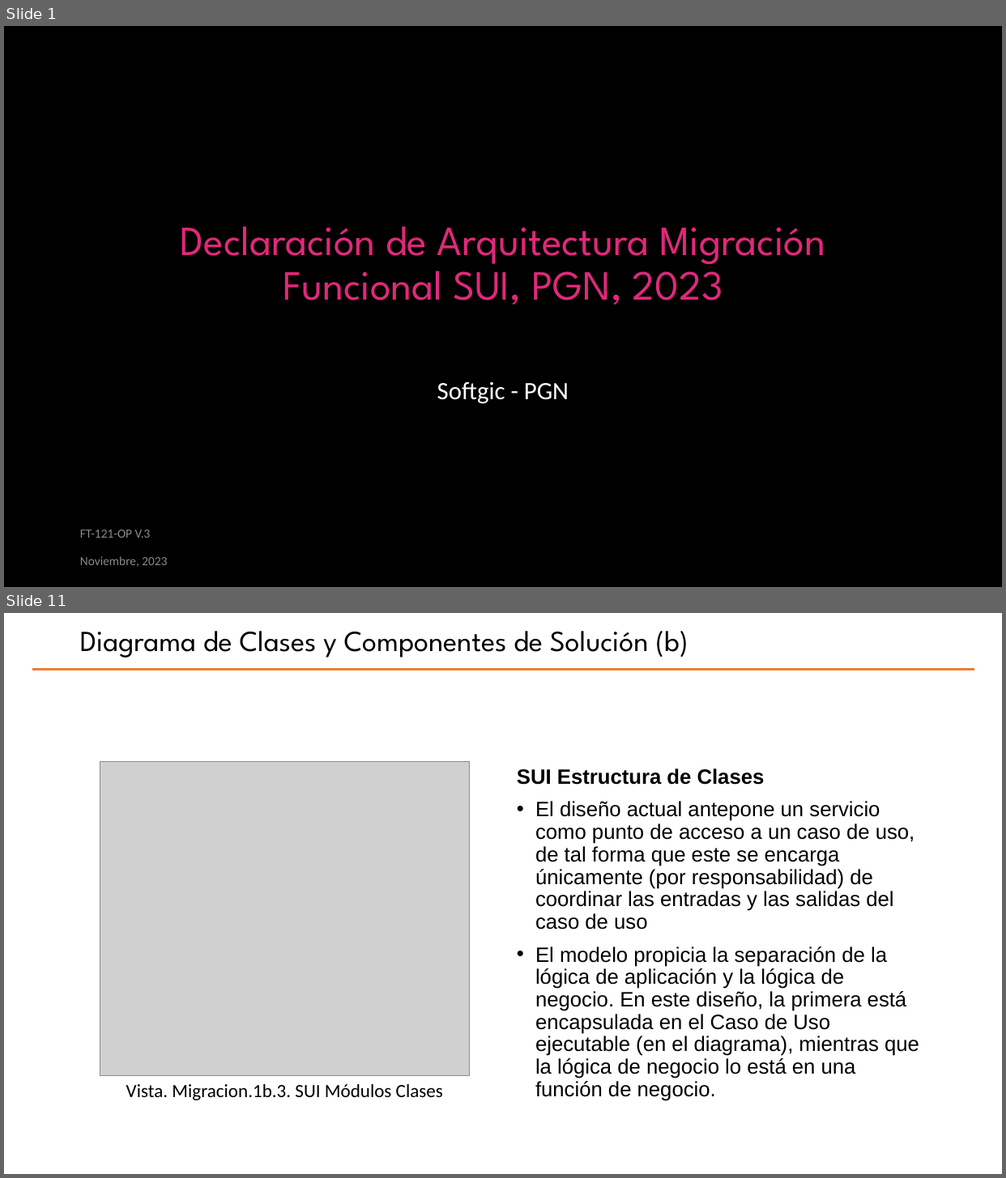
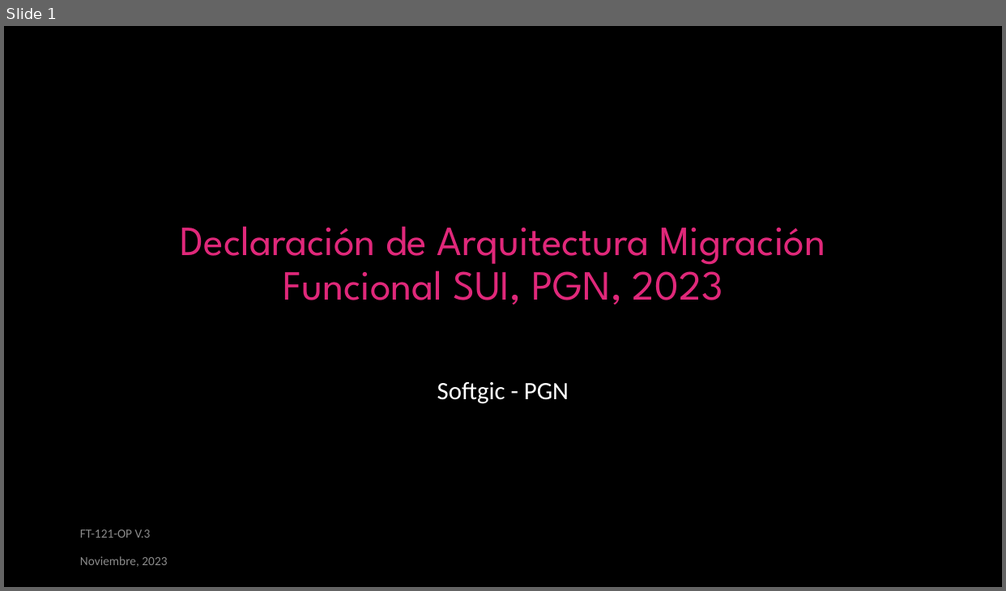
Before and after one commit to hwong23/pgn-078, a slide deck: content/pptxoutpt.pptx. Shown one above the other, each under a label of ours: slides 1 and 11 before the commit, slide 1 after it; the slides between them are not shown. The pictures are 1006x1178 and 1006x591 pixels, drawn with LibreOffice and Linux fonts; fonts in the diff are those of the drawing; grey boxes stand for pictures; background and template pictures are left out. Boxes give left, top, right and bottom in pixels: in the first picture for what was removed or moved away, otherwise in the second. Text is boxed around its words. In the diff, an @@ line names an element or a change of style, - is before the commit and + after.

```diff
--- a/content/pptxoutpt.pptx
+++ b/content/pptxoutpt.pptx
@@ slide 11 removed at [4, 613, 1002, 1174], background #FFFFFF @@
@@ title removed at [80, 631, 688, 658] @@
-Diagrama de Clases y Componentes de Solución (b)
@@ line removed from (32, 669) to (975, 669) @@
@@ picture removed at [100, 762, 470, 1076] @@
@@ text removed at [517, 769, 919, 1101] @@
-SUI Estructura de Clases
-• El diseño actual antepone un servicio como punto de acceso a un caso de uso, de tal forma que este se encarga únicamente (por responsabilidad) de coordinar las entradas y las salidas del caso de uso
-• El modelo propicia la separación de la lógica de aplicación y la lógica de negocio. En este diseño, la primera está encapsulada en el Caso de Uso ejecutable (en el diagrama), mientras que la lógica de negocio lo está en una función de negocio.
@@ text removed at [126, 1084, 443, 1101] @@
-Vista. Migracion.1b.3. SUI Módulos Clases
```
Also in this commit, not shown: 2 slides changed, 3 slides added, 14 other slides removed, 16 other files.
